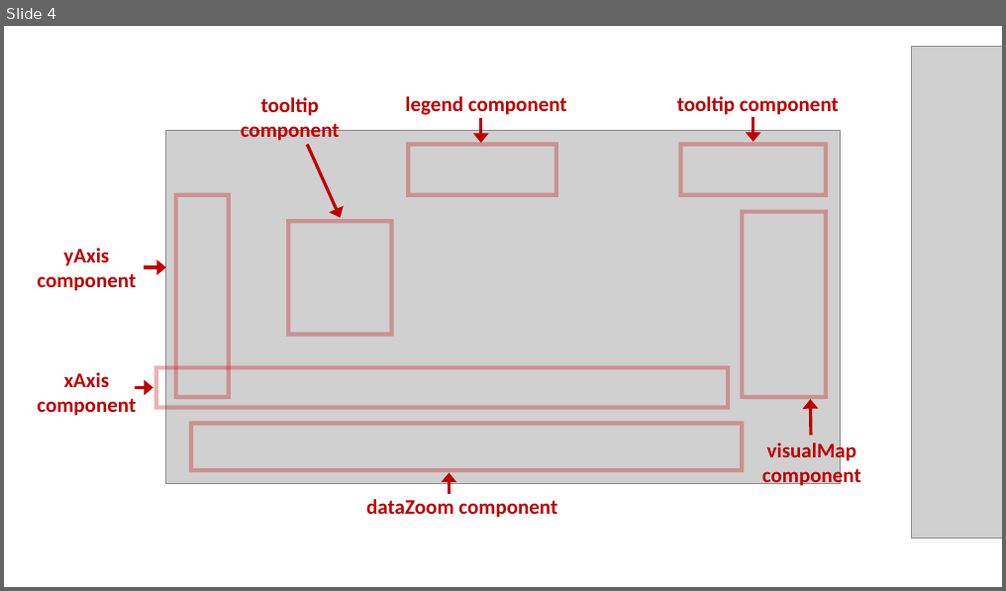
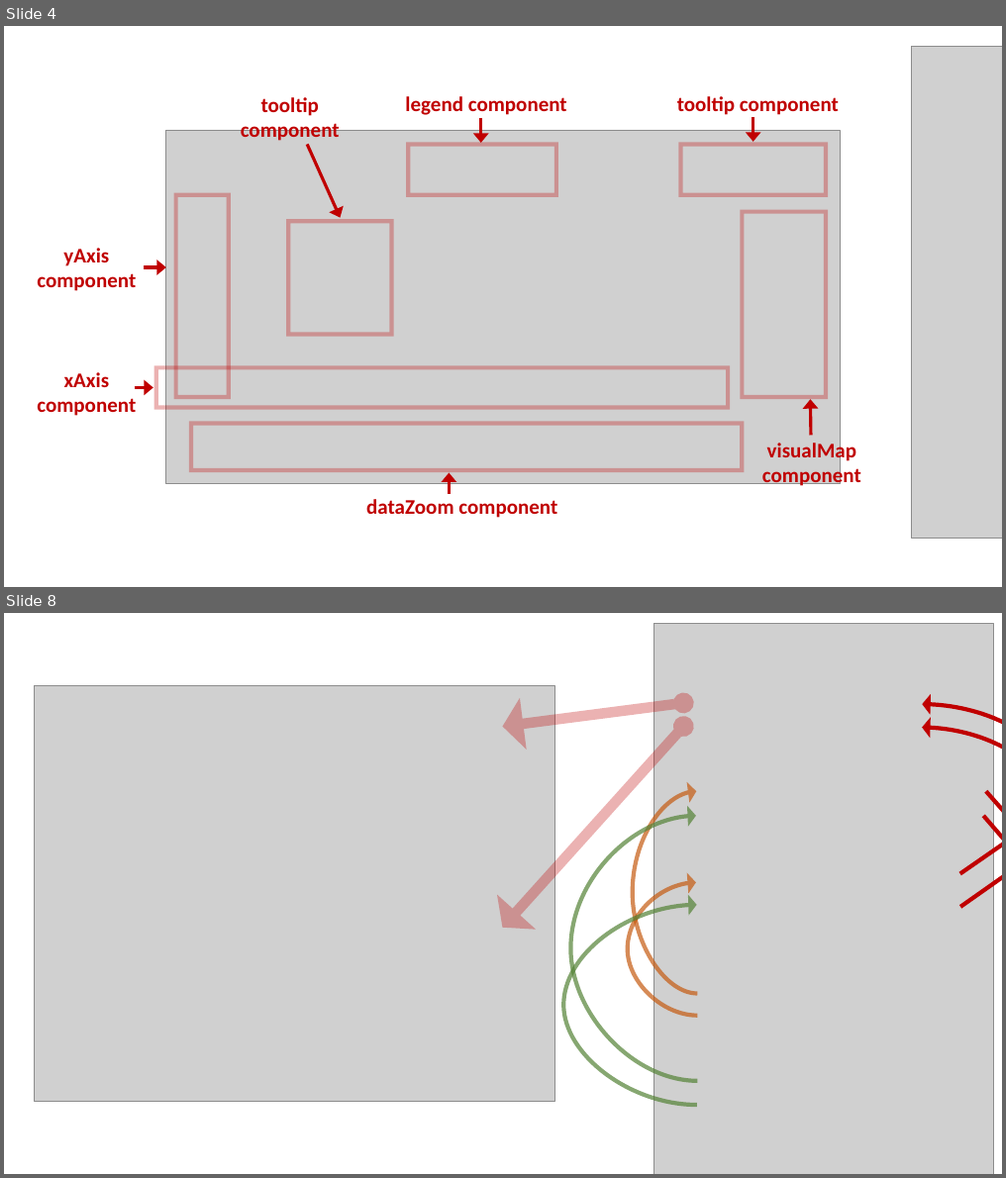
Before and after one commit to apache/echarts-doc, a slide deck: asset-src/basic-concepts-overview/make-img.pptx. Shown one above the other, each under a label of ours: slide 4 before the commit, slides 4 and 8 after it; the slides between them are not shown. The pictures are 1006x591 and 1006x1178 pixels, drawn with LibreOffice and Linux fonts; fonts in the diff are those of the drawing; grey boxes stand for pictures. Boxes give left, top, right and bottom in pixels: in the first picture for what was removed or moved away, otherwise in the second. Text is boxed around its words. In the diff, an @@ line names an element or a change of style, - is before the commit and + after.

```diff
--- a/asset-src/basic-concepts-overview/make-img.pptx
+++ b/asset-src/basic-concepts-overview/make-img.pptx
@@ slide 8 added at (x1=4, y1=613, x2=1002, y2=1174), background #FFFFFF @@
@@ picture added at (x1=653, y1=624, x2=993, y2=1174) @@
@@ picture added at (x1=34, y1=685, x2=555, y2=1102) @@
@@ double arrow added from (684, 703) to (503, 727), #C00000 10 pt @@
@@ double arrow added from (684, 727) to (503, 928), #C00000 10 pt @@
@@ curved arrow added from (1002, 861) to (922, 728), #C00000 4 pt @@
@@ curved arrow added from (1002, 831) to (923, 704), #C00000 4 pt @@
@@ curved arrow added from (697, 1081) to (696, 816), #548235 4 pt @@
@@ curved arrow added from (697, 994) to (696, 791), #C55A11 4 pt @@
@@ line added from (984, 816) to (1002, 862), #C00000 4 pt @@
@@ line added from (986, 791) to (1002, 831), #C00000 4 pt @@
@@ line added from (960, 874) to (1002, 830), #C00000 4 pt @@
@@ line added from (960, 907) to (1002, 861), #C00000 4 pt @@
@@ curved arrow added from (697, 1105) to (696, 905), #548235 4 pt @@
@@ curved arrow added from (697, 1016) to (696, 882), #C55A11 4 pt @@
```
Also in this commit, not shown: 2 slides changed, 2 other slides added, 20 other files.
